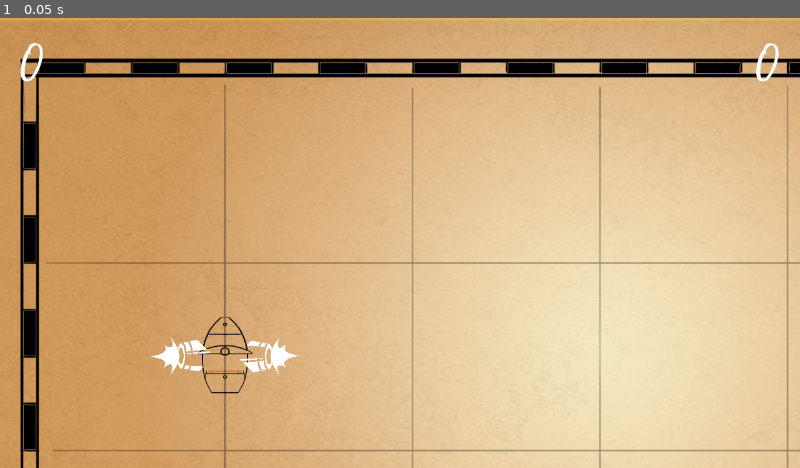
Above: before the commit, frame 1.
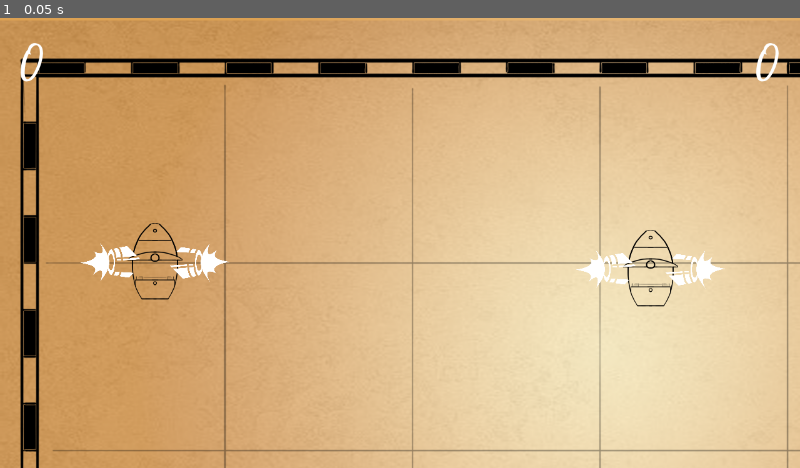
Above: after the commit, the same moment.

Repository: jservant/HighSails
Game: Godot game, scene res://Scenes/Main.tscn
Same seed, same stepped clock (60 frames per second), same inputs: the game is played once before the commit and once after it.
Inputs:
- Up to frame 1 (0.05 s): no input

The runs differ from the first frame. In frame 1, 1.8% of the frame differs, in the area x 10-91%, y 45-84%.

Commit message:
Update Main.tscn

Diff:
--- a/Scenes/Main.tscn
+++ b/Scenes/Main.tscn
@@ -15,10 +15,10 @@
 texture = ExtResource( 6 )
 
 [node name="Player" parent="." groups=["Players"] instance=ExtResource( 1 )]
-position = Vector2( 360, 540 )
+position = Vector2( 248, 390 )
 
 [node name="Player2" parent="." groups=["Players"] instance=ExtResource( 1 )]
-position = Vector2( 1560, 540 )
+position = Vector2( 1041, 401 )
 player_index = 1
 
 [node name="ShotManager" type="Node2D" parent="."]
@@ -41,7 +41,7 @@
 scale = Vector2( 30, 1 )
 
 [node name="Wall5" parent="." instance=ExtResource( 4 )]
-position = Vector2( 960, 540 )
+position = Vector2( 641, 390 )
 scale = Vector2( 3, 3 )
 
 [node name="HUD" parent="." instance=ExtResource( 5 )]
